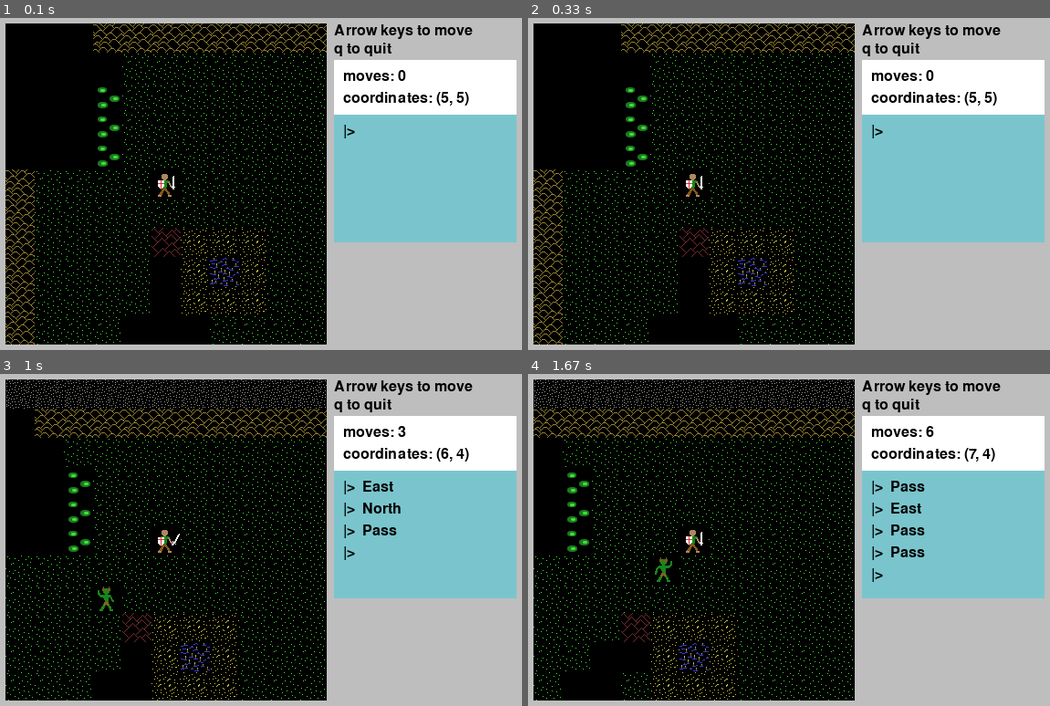
Above: before the commit, frames 1-4 (two rows, left to right).
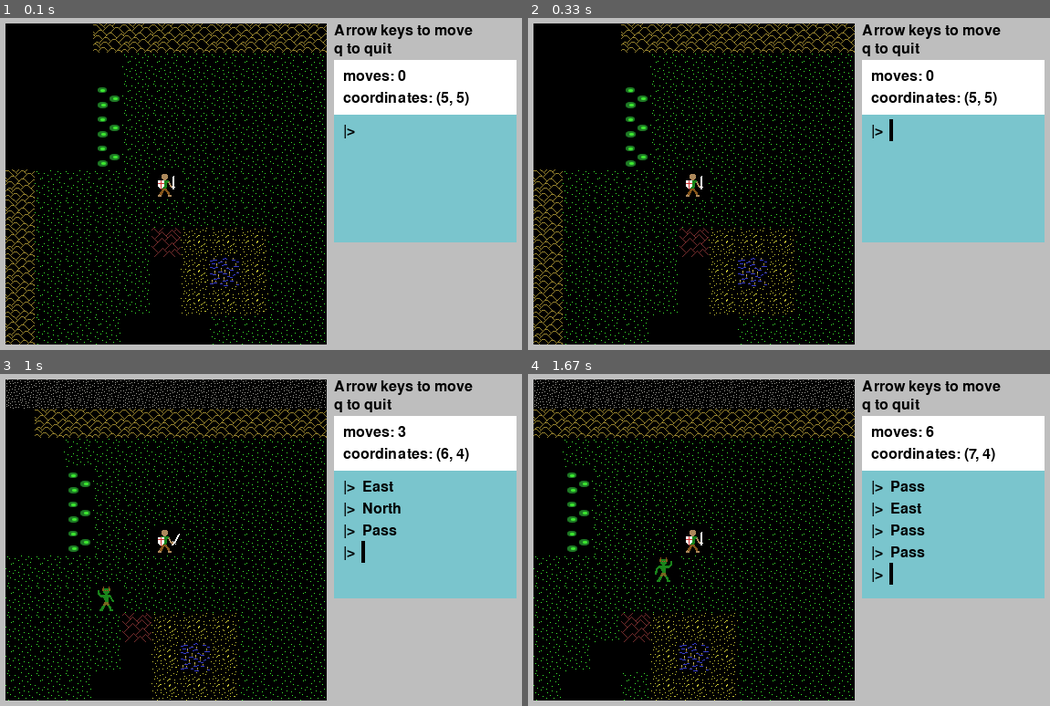
Above: after the commit, the same moments.

Repository: josh-reynolds/Python
Game: pygame game, started from pygame/nulltima/demo.py
The game is run twice, just before and just after one commit, with the same random seed, the same clock (stepped at 60 frames per second) and the same inputs.
Inputs:
- Up to frame 1 (0.1 s): no input
- Up to frame 2 (0.33 s): no input
- Up to frame 3 (1 s): hold Right 0.33-0.8 s; hold Up from 0.83 s (still down); tap Space at 0.9 s
- Up to frame 4 (1.67 s): release Up at 1.13 s; hold Right 1.17-1.63 s; tap Space at 1.23, 1.53 s

Frame 1 is identical in both runs. In frame 2, less than 0.1% of the frame differs, in the area x 69-70%, y 30-38%; in frame 3, less than 0.1%; in frame 4, less than 0.1%.

Commit message:
Adding blinking cursor to Console class

Diff:
--- a/pygame/nulltima/game.py
+++ b/pygame/nulltima/game.py
@@ -81,10 +81,14 @@
         self.fontname = None
         self.fontsize = 24
         self.fontcolor = Color('black')
+        self.bg = Color('cadetblue3')
         self.set_font()
         self.lines = []
         self.maxlines = 5
         self.prompt = '|>  '
+        self.prompt_pos = 0
+        self.prompt_color = self.bg
+        self.time = 0
         self.add()
         self.render()
 
@@ -94,9 +98,10 @@
     def render(self):
         self.width = 200
         self.img = pygame.Surface((self.width, 20 + self.maxlines * self.fontsize))
-        self.img.fill(Color('cadetblue3'))
+        self.img.fill(self.bg)
         self.rect = self.img.get_rect()
         self.rect.topleft = self.pos
+        self.prompt_pos = (len(self.lines) - 1) * self.fontsize + 5
 
         for i,line in enumerate(self.lines):
             text = self.font.render(line, True, self.fontcolor)
@@ -111,11 +116,20 @@
 
     def draw(self):
         self.render()
+        cursor_rect = (30, self.prompt_pos, self.fontsize/6, self.fontsize)
+        pygame.draw.rect(self.img, self.prompt_color, cursor_rect)
         Game.screen.blit(self.img, self.rect)
 
     def update(self):
         if len(self.lines) > self.maxlines:
             self.lines.pop(0)
+        self.time += 1
+        if self.time > 10:
+            self.time = 0
+            if self.prompt_color == self.bg:
+                self.prompt_color = self.fontcolor
+            else:
+                self.prompt_color = self.bg
 
 class Level:
     options = {
